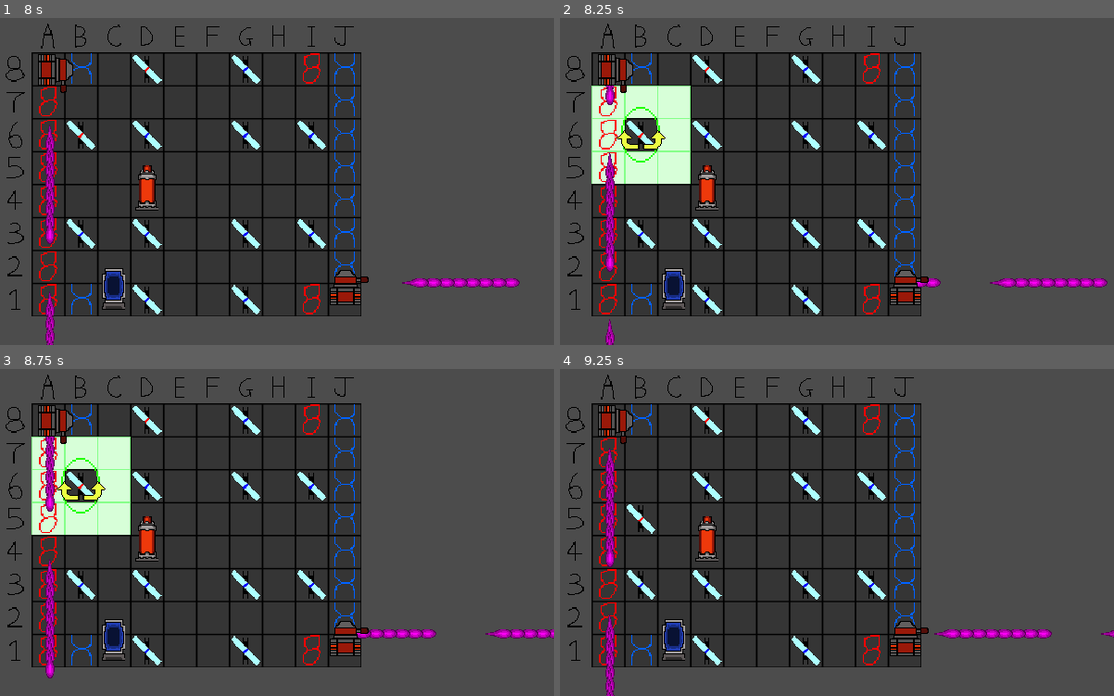
Above: before the commit, frames 1-4 (two rows, left to right).
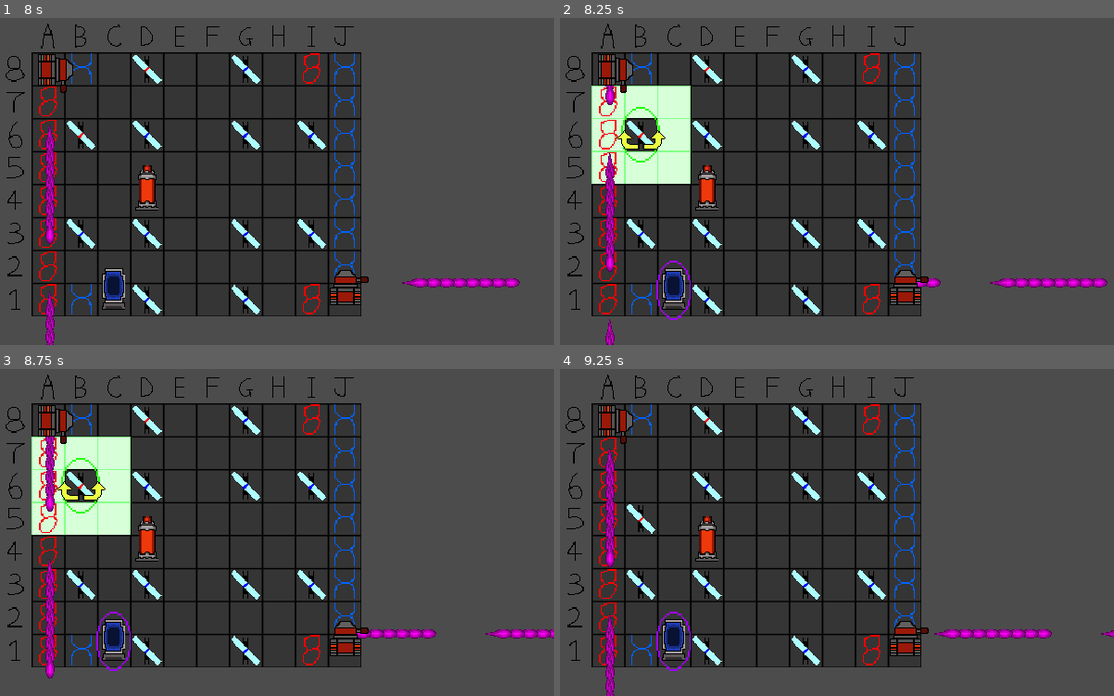
Above: after the commit, the same moments.

Repository: WhatDoor/LaserChess
Game: Godot game, scene res://Game.tscn
Two runs of this game, one before a commit and one after it. Both use one fixed random seed, a clock stepped at 60 frames per second and the inputs below.
Inputs (mouse positions are in pixels of both pictures, inside the frame that each line leads up to):
- Up to frame 1 (8 s): tap Enter at 0.5 s; move the mouse to (49, 70) at 0.52 s; hold Space (End_Turn) 0.53-1.28 s; click (49, 70) at 0.67 s; move the mouse to (49, 103) at 1.27 s; tap Space (End_Turn) every 1.5 s from 1.35 to 7.35 s; click (49, 103) at 1.42 s; move the mouse to (49, 135) at 2.02 s; hold Space (End_Turn) 2.03-2.78 s; click (49, 135) at 2.17 s; move the mouse to (49, 168) at 2.77 s; click (49, 168) at 2.92 s; move the mouse to (49, 201) at 3.52 s; hold Space (End_Turn) 3.53-4.28 s; click (49, 201) at 3.67 s; move the mouse to (49, 233) at 4.27 s; click (49, 233) at 4.42 s; move the mouse to (49, 266) at 5.02 s; hold Space (End_Turn) 5.03-5.78 s; click (49, 266) at 5.17 s; move the mouse to (49, 299) at 5.77 s; click (49, 299) at 5.92 s; move the mouse to (83, 70) at 6.52 s; hold Space (End_Turn) 6.53-7.28 s; click (83, 70) at 6.67 s; move the mouse to (83, 103) at 7.27 s; click (83, 103) at 7.42 s
- Up to frame 2 (8.25 s): move the mouse to (643, 135) at 8.02 s; hold Space (End_Turn) from 8.03 s (still down); click (643, 135) at 8.17 s
- Up to frame 3 (8.75 s): keep holding Space (End_Turn)
- Up to frame 4 (9.25 s): move the mouse to (643, 519) at 8.77 s; release Space (End_Turn) at 8.78 s; tap Space (End_Turn) at 8.85 s; click (643, 519) at 8.92 s

Frame 1 is identical in both runs. In frame 2, 0.1% of the frame differs, in the area x 17-24%, y 74-93%; in frame 3, 0.1%; in frame 4, 0.1%.
Error after the commit: Unable to iterate on object of type 'bool'. (res://Game.gd:73)

Commit message:
started refactoring main game logic involving swappable pieces

Diff:
--- a/Game.gd
+++ b/Game.gd
@@ -39,7 +39,7 @@
 func _on_piece_selected(piece):
 	print(piece.name, " selected at ", piece.board_coords)
 
-	#Update pieces state
+	#Update state of pieces list
 	pieces = $Board_Objects/Pieces.get_children()
 
 	#Deselect any other piece that that is currently selected
@@ -52,7 +52,7 @@
 		for squares in currently_selected_squares:
 			squares.set_selected(false)
 
-	#Make any currently swappable pieces unswappable
+	#Make any currently swappable pieces unswappable - only relevant to Switch
 	for p in currently_swappable_pieces:
 		p.make_swappable(false)
 
@@ -60,12 +60,38 @@
 	currently_selected_piece = piece
 
 	#Set the currently available squares
-	var available_squares_list = available_squares(piece.board_coords)
-	currently_selected_squares = available_squares_list
+	currently_selected_squares = available_squares(piece.board_coords)
 
 	#Highlight the currently available squares
-	for squares in available_squares_list:
+	for squares in currently_selected_squares:
 		squares.set_selected(true)
+
+	#Set the currently swappable pieces - only relevant to Switch
+	currently_swappable_pieces = get_swappable_pieces(piece)
+
+	#Make the currently swappable pieces swappable - only relevant to Switch
+	for p in currently_swappable_pieces:
+		p.make_swappable(true)
+
+func get_swappable_pieces(piece):
+	#While refactoring this, need to refactor the way in which the surrounding square of piece is acquired
+
+	#Check if piece is a switch, skip this function if not
+
+	#Get surrounding squares of piece
+
+	#Check if any pieces occupy those pieces, and whether they are defender or deflector
+	#Add those pieces to the list
+
+	#return list
+
+	for p in pieces:
+		#BUT - if the selected piece is a switch, you should be able to select occupying defenders and deflectors
+		if currently_selected_piece.get_type() == "SWITCH" and (p.get_type() == "DEFENDER" or p.get_type() == "DEFLECTOR"):
+			#Make that piece swappable
+			p.make_swappable(true)
+			currently_swappable_pieces.append(p)
+			return true
 
 func _on_piece_deselected(piece):
 	print(piece.name, " deselected")
@@ -77,11 +103,11 @@
 	for squares in currently_selected_squares:
 		squares.set_selected(false)
 
-	#Make any currently swappable pieces unswappable
+	#Make any currently swappable pieces unswappable - only relevant to Switch
 	for p in currently_swappable_pieces:
 		p.make_swappable(false)
 
-	#Unset the currently selected the piece and squares
+	#Unset the currently selected/highlighted pieces and squares
 	currently_selected_piece = null
 	currently_selected_squares = null
 	currently_swappable_pieces = []
@@ -150,14 +176,6 @@
 	for p in pieces:
 		if p.board_coords == square.name:
 			print(square.name, " occupied by ", p.name)
-
-			#BUT - if the selected piece is a switch, you should be able to select occupying defenders and deflectors
-			if currently_selected_piece.get_type() == "SWITCH" and (p.get_type() == "DEFENDER" or p.get_type() == "DEFLECTOR"):
-				#Make that piece swappable
-				p.make_swappable(true) #TODO - this code probably shouldnt be here, need to refactor
-				currently_swappable_pieces.append(p)
-				return true
-
 			return false
 
 	return true
